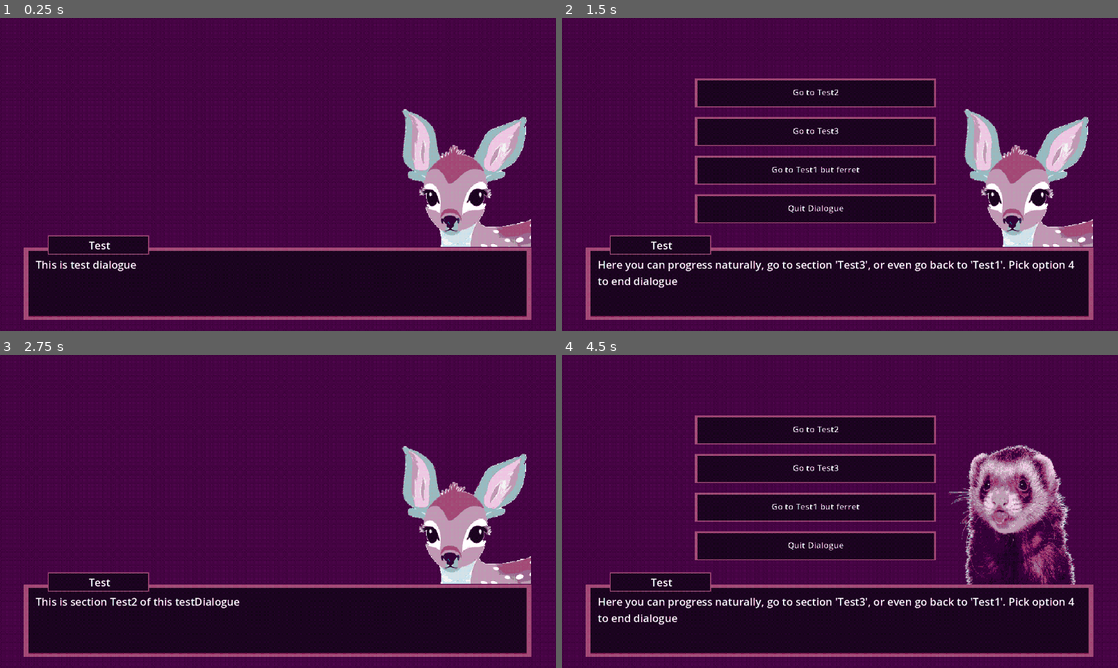
Above: before the commit, frames 1-4 (two rows, left to right).
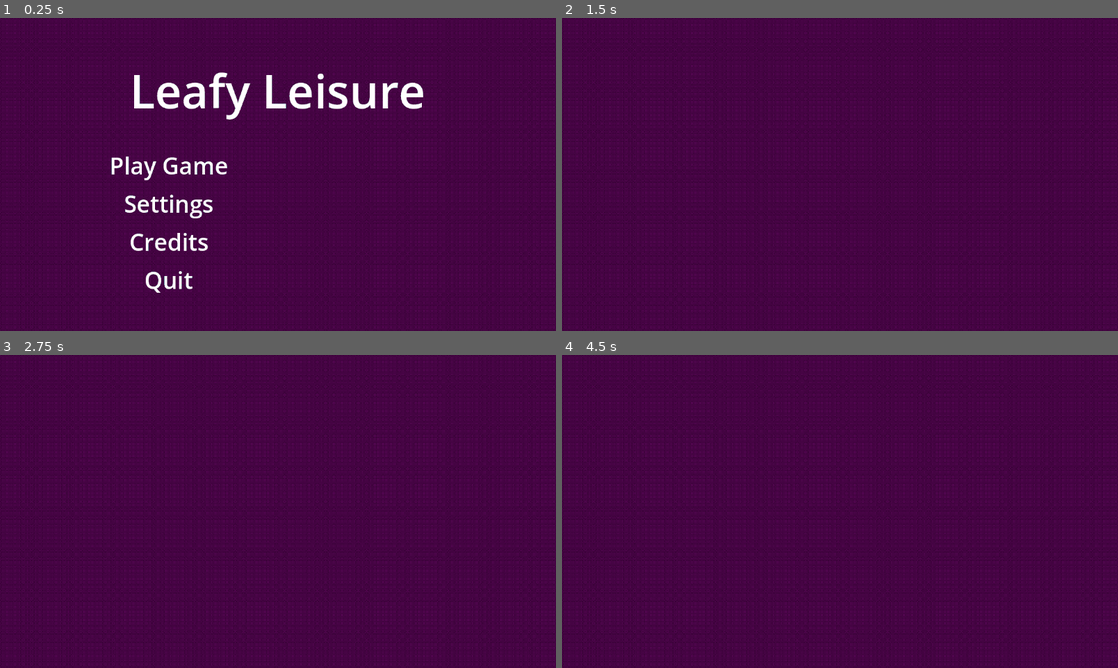
Above: after the commit, the same moments.

Repository: RadiantUwU/WildAndProud2024
Game: Godot game, scene res://nodes/menu.tscn
Two runs of this game, one before a commit and one after it. Both use one fixed random seed, a clock stepped at 60 frames per second and the inputs below. Before the commit the project starts from res://nodes/Levels/test.tscn.
Inputs (mouse positions are in pixels of both pictures, inside the frame that each line leads up to):
- Up to frame 1 (0.25 s): no input
- Up to frame 2 (1.5 s): click (728, 202) at 0.5 s, where only the run after the commit has a clickable "Settings"; tap Enter at 1.25 s; move the mouse to (962, 158) at 1.27 s; click (962, 158) at 1.42 s
- Up to frame 3 (2.75 s): click (255, 430) at 2 s, where only the run before the commit has a clickable "Go to Test2"
- Up to frame 4 (4.5 s): tap Space at 2.75 s; move the mouse to (728, 527) at 2.77 s; click (728, 527) at 2.92 s; click (817, 458) at 3.5 s, where only the run before the commit has a clickable "Go to Test1 but ferret"; tap Enter at 4.25 s; move the mouse to (895, 442) at 4.27 s; click (895, 442) at 4.42 s

The runs differ from the first frame. In frame 1, 26% of the frame differs, in the area x 4-96%, y 17-97%; in frame 2, 36%, in the area x 4-96%, y 19-97%; in frame 3, 23%; in frame 4, 36%.

Commit message:
mainManu + saveData

Diff:
--- /dev/null
+++ b/nodes/menu.tscn
@@ -0,0 +1,114 @@
+[gd_scene load_steps=5 format=3 uid="uid://1yk3u8ykcpl4"]
+
+[ext_resource type="Script" path="res://scripts/menu/mainMenu.gd" id="1_n14sm"]
+[ext_resource type="Script" path="res://scripts/menu/welcomeMenu.gd" id="2_qgg5s"]
+
+[sub_resource type="LabelSettings" id="LabelSettings_3gl4i"]
+font_size = 96
+
+[sub_resource type="LabelSettings" id="LabelSettings_w5i50"]
+font_size = 48
+
+[node name="Menu" type="Control"]
+layout_mode = 3
+anchors_preset = 15
+anchor_right = 1.0
+anchor_bottom = 1.0
+grow_horizontal = 2
+grow_vertical = 2
+script = ExtResource("1_n14sm")
+
+[node name="WelcomeScreen" type="CanvasGroup" parent="."]
+script = ExtResource("2_qgg5s")
+
+[node name="Label" type="Label" parent="WelcomeScreen"]
+anchors_preset = 5
+anchor_left = 0.5
+anchor_right = 0.5
+offset_right = 1152.0
+offset_bottom = 300.0
+grow_horizontal = 2
+text = "Leafy Leisure"
+label_settings = SubResource("LabelSettings_3gl4i")
+horizontal_alignment = 1
+vertical_alignment = 1
+
+[node name="VBoxContainer" type="VBoxContainer" parent="WelcomeScreen"]
+anchors_preset = 4
+anchor_top = 0.5
+anchor_bottom = 0.5
+offset_top = 200.0
+offset_right = 700.0
+offset_bottom = 648.0
+grow_vertical = 2
+alignment = 1
+
+[node name="PlayGame" type="TextureButton" parent="WelcomeScreen/VBoxContainer"]
+custom_minimum_size = Vector2(300, 75)
+layout_mode = 2
+
+[node name="Label" type="Label" parent="WelcomeScreen/VBoxContainer/PlayGame"]
+custom_minimum_size = Vector2(700, 75)
+layout_mode = 0
+offset_right = 40.0
+offset_bottom = 23.0
+text = "Play Game"
+label_settings = SubResource("LabelSettings_w5i50")
+horizontal_alignment = 1
+vertical_alignment = 1
+
+[node name="Settings" type="TextureButton" parent="WelcomeScreen/VBoxContainer"]
+custom_minimum_size = Vector2(300, 75)
+layout_mode = 2
+
+[node name="Label" type="Label" parent="WelcomeScreen/VBoxContainer/Settings"]
+custom_minimum_size = Vector2(700, 75)
+layout_mode = 0
+offset_right = 40.0
+offset_bottom = 23.0
+text = "Settings"
+label_settings = SubResource("LabelSettings_w5i50")
+horizontal_alignment = 1
+vertical_alignment = 1
+
+[node name="Credits" type="TextureButton" parent="WelcomeScreen/VBoxContainer"]
+custom_minimum_size = Vector2(300, 75)
+layout_mode = 2
+
+[node name="Label" type="Label" parent="WelcomeScreen/VBoxContainer/Credits"]
+custom_minimum_size = Vector2(700, 75)
+layout_mode = 0
+offset_right = 40.0
+offset_bottom = 23.0
+text = "Credits"
+label_settings = SubResource("LabelSettings_w5i50")
+horizontal_alignment = 1
+vertical_alignment = 1
+
+[node name="Quit" type="TextureButton" parent="WelcomeScreen/VBoxContainer"]
+custom_minimum_size = Vector2(300, 75)
+layout_mode = 2
+
+[node name="Label" type="Label" parent="WelcomeScreen/VBoxContainer/Quit"]
+custom_minimum_size = Vector2(700, 75)
+layout_mode = 0
+offset_right = 40.0
+offset_bottom = 23.0
+text = "Quit"
+label_settings = SubResource("LabelSettings_w5i50")
+horizontal_alignment = 1
+vertical_alignment = 1
+
+[node name="PlayScreen" type="CanvasGroup" parent="."]
+visible = false
+
+[node name="SettingsScreen" type="CanvasGroup" parent="."]
+visible = false
+
+[node name="CreditsScreen" type="CanvasGroup" parent="."]
+visible = false
+
+[connection signal="pressed" from="WelcomeScreen/VBoxContainer/PlayGame" to="WelcomeScreen" method="_on_play_game_pressed"]
+[connection signal="pressed" from="WelcomeScreen/VBoxContainer/Settings" to="WelcomeScreen" method="_on_settings_pressed"]
+[connection signal="pressed" from="WelcomeScreen/VBoxContainer/Credits" to="WelcomeScreen" method="_on_credits_pressed"]
+[connection signal="pressed" from="WelcomeScreen/VBoxContainer/Quit" to="WelcomeScreen" method="_on_quit_pressed"]
--- a/project.godot
+++ b/project.godot
@@ -11,7 +11,7 @@
 [application]
 
 config/name="teagame :3"
-run/main_scene="res://nodes/Levels/test.tscn"
+run/main_scene="res://nodes/menu.tscn"
 config/features=PackedStringArray("4.3", "Forward Plus")
 config/icon="res://icon.svg"
 
--- /dev/null
+++ b/scripts/menu/mainMenu.gd
@@ -0,0 +1,32 @@
+extends Node
+
+class_name MainMenu
+
+var activeMenu: CanvasGroup = null
+
+@onready var welcomeMenu: WelcomeScreen = $WelcomeScreen
+@onready var playMenu: CanvasGroup = $PlayScreen
+@onready var settingsMenu: CanvasGroup = $SettingsScreen
+@onready var creditsMenu: CanvasGroup = $CreditsScreen
+# Called when the node enters the scene tree for the first time.
+func _ready():
+	switch(welcomeMenu)
+	welcomeMenu.mainMenu = self
+
+
+func switch(newMenu: CanvasGroup):
+	if (activeMenu != null):
+		activeMenu.visible = false
+	activeMenu = newMenu
+	activeMenu.visible = true
+
+func switchByName(menuName: String):
+	match menuName:
+		"welcome":
+			switch(welcomeMenu)
+		"play":
+			switch(playMenu)
+		"settings":
+			switch(settingsMenu)
+		"credits":
+			switch(creditsMenu)
--- /dev/null
+++ b/scripts/menu/welcomeMenu.gd
@@ -0,0 +1,17 @@
+extends CanvasGroup
+
+class_name WelcomeScreen
+
+var mainMenu: MainMenu
+
+func _on_play_game_pressed():
+	mainMenu.switchByName("play")
+
+func _on_settings_pressed():
+	mainMenu.switchByName("settings")
+
+func _on_credits_pressed():
+	mainMenu.switchByName("credits")
+
+func _on_quit_pressed():
+	get_tree().quit()
--- a/scripts/savefile/game_state_holder.gd
+++ b/scripts/savefile/game_state_holder.gd
@@ -2,5 +2,12 @@
 
 class_name GameState
 
-func initGameState():
-	var savedData = Save_Loader.gameData
+# use this class for current playthrough's player data
+
+var savedData: Dictionary
+
+func initGameState(gameData: GameData):
+	savedData = gameData.data
+
+func updateSaveFile():
+	Save_Loader.overwriteSaveFile(savedData)
--- a/scripts/savefile/save_loader.gd
+++ b/scripts/savefile/save_loader.gd
@@ -4,25 +4,26 @@
 
 static var gameData: GameData
 static var settingsData = SettingsData.new()
+static var currentGameSlot: int = -1
 
 func _ready():
 	settingsData.loadFile()
-	loadSaveFile()
 
 #use to load saveFile
-func loadSaveFile():
-	gameData = GameData.new("savefile_0")
+func loadSaveFile(slot: int):
+	currentGameSlot = slot
+	gameData = GameData.new("savefile_"+str(currentGameSlot))
 	gameData.loadFile()
-	GameStateHolder.initGameState()
+	GameStateHolder.initGameState(gameData)
 
 #use to save game
 func overwriteSaveFile(saveData: Dictionary):
 	gameData.overwrite(saveData)
 
-#use to save game
-func clearSaveFile():
+#use to clear game save
+func clearSaveFile(slot: int):
 	gameData.clear()
-	GameStateHolder.initGameState()
+	GameStateHolder.initGameState(gameData)
 
 func restoreDefaultSettings():
 	settingsData.clear()
